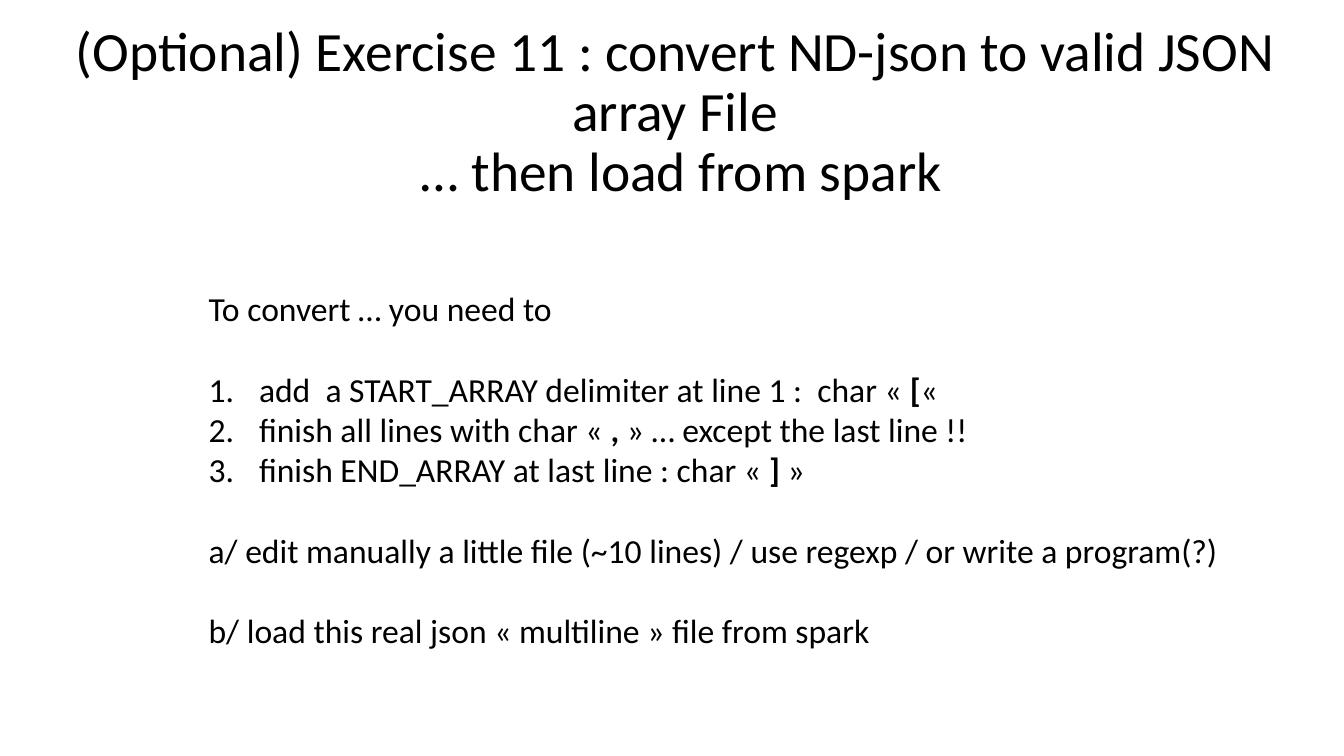
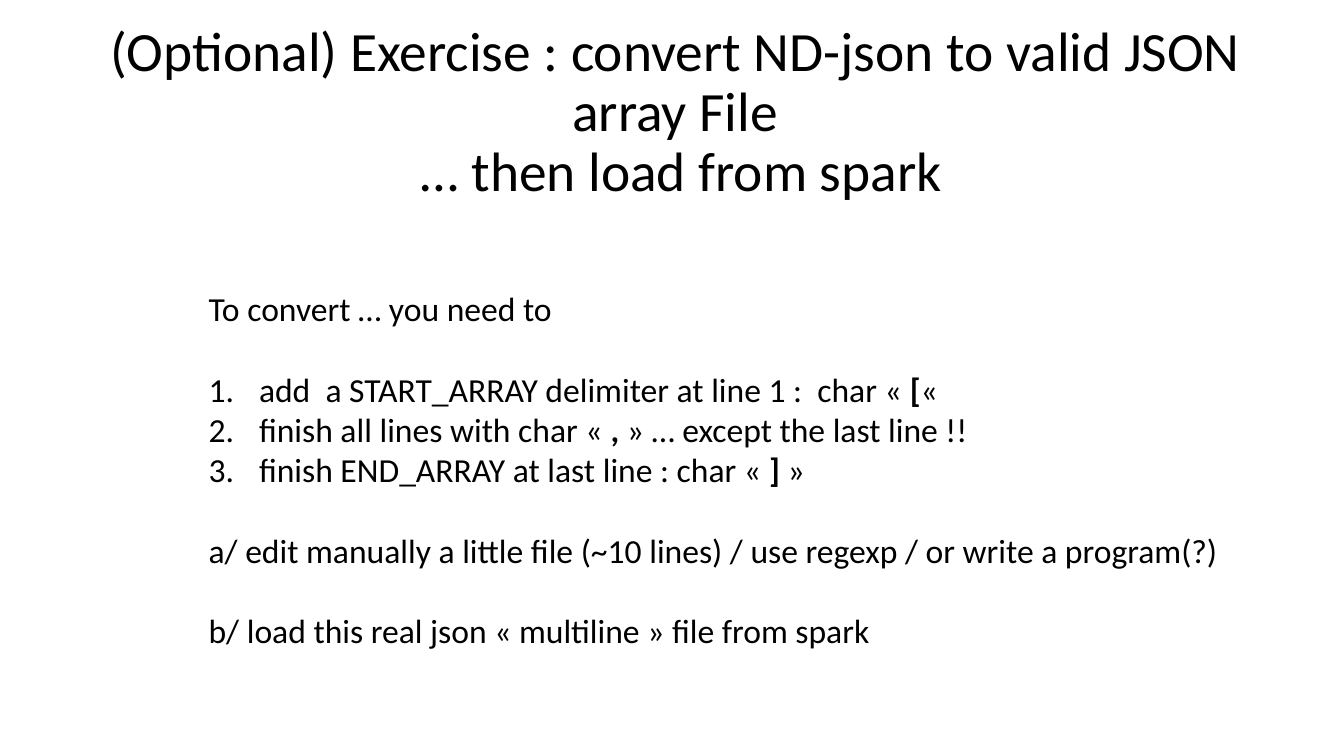
Before and after one commit to Arnaud-Nauwynck/presentations, a slide deck: slide 55 of pres-bigdata/Hands-On/TD2-part1-spark-read-write.pptx (slide 49 before the commit). Drawn at 1344x756 pixels with LibreOffice and Linux fonts; fonts in the diff are those of the drawing. Boxes give left, top, right and bottom in pixels: in the first picture for what was removed or moved away, otherwise in the second. Text is boxed around its words. In the diff, an @@ line names an element or a change of style, - is before the commit and + after.

```diff
--- a/pres-bigdata/Hands-On/TD2-part1-spark-read-write.pptx
+++ b/pres-bigdata/Hands-On/TD2-part1-spark-read-write.pptx
@@ title at bbox=[110, 30, 1240, 200]: text changed @@
-(Optional) Exercise 11 : convert ND-json to valid JSON array File
-… then load from spark
+(Optional) Exercise : convert ND-json to valid JSON array File
+… then load from spark
```
Also in this commit, not shown: 13 other slides changed, 16 slides added, 1 slide removed, 23 other files.
